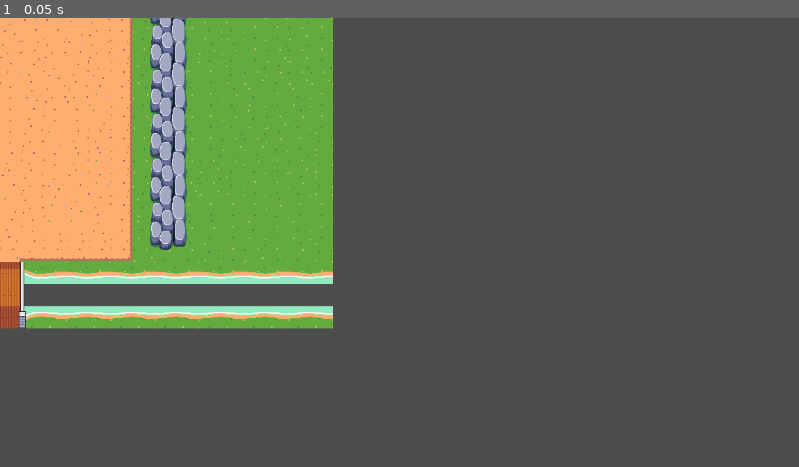
Above: before the commit, frame 1.
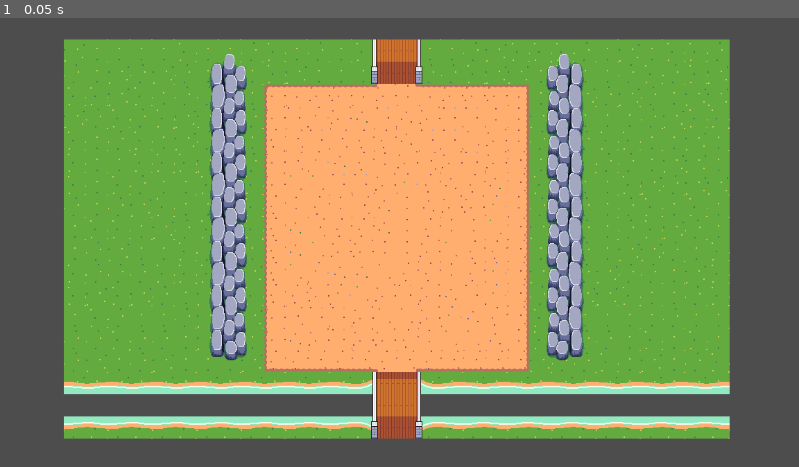
Above: after the commit, the same moment.

Repository: ryguyroberts/Maul_TD
Game: Godot game, scene res://scenes/game.tscn
The game is run twice, just before and just after one commit, with the same random seed, the same clock (stepped at 60 frames per second) and the same inputs.
Inputs:
- Up to frame 1 (0.05 s): no input

The runs differ from the first frame. In frame 1, 71% of the frame differs, in the area x 0-92%, y 0-94%.

Commit message:
add some leafbug anims

Diff:
--- a/Maul TD/scenes/game.tscn
+++ b/Maul TD/scenes/game.tscn
@@ -1761,3 +1761,6 @@
 layer_0/tile_data = PackedInt32Array(-131072, 327680, 14, -131071, 196608, 14, -65537, 262144, 14, -65538, 196608, 14,  …(9664 unchanged characters)…
 layer_1/name = "Walls"
 layer_1/tile_data = PackedInt32Array(-131074, 1376256, 29, -131073, 1441792, 29, -196608, 1507328, 29, -196607, 1572864 …(622 unchanged characters)…
+
+[node name="Camera2D" type="Camera2D" parent="."]
+position = Vector2(4, 165)
--- /dev/null
+++ b/Maul TD/scenes/leaf_bug.tscn
@@ -0,0 +1,196 @@
+[gd_scene load_steps=27 format=3 uid="uid://b8ct41msqo0of"]
+
+[ext_resource type="Texture2D" uid="uid://kut0w264m3wl" path="res://assets/Leafbug.png" id="1_y5xko"]
+
+[sub_resource type="AtlasTexture" id="AtlasTexture_4y4hs"]
+atlas = ExtResource("1_y5xko")
+region = Rect2(0, 192, 64, 64)
+
+[sub_resource type="AtlasTexture" id="AtlasTexture_jgyrj"]
+atlas = ExtResource("1_y5xko")
+region = Rect2(64, 192, 64, 64)
+
+[sub_resource type="AtlasTexture" id="AtlasTexture_h5wrd"]
+atlas = ExtResource("1_y5xko")
+region = Rect2(128, 192, 64, 64)
+
+[sub_resource type="AtlasTexture" id="AtlasTexture_q8dq0"]
+atlas = ExtResource("1_y5xko")
+region = Rect2(192, 192, 64, 64)
+
+[sub_resource type="AtlasTexture" id="AtlasTexture_e0jwi"]
+atlas = ExtResource("1_y5xko")
+region = Rect2(256, 192, 64, 64)
+
+[sub_resource type="AtlasTexture" id="AtlasTexture_rnfqx"]
+atlas = ExtResource("1_y5xko")
+region = Rect2(320, 192, 64, 64)
+
+[sub_resource type="AtlasTexture" id="AtlasTexture_cjqgc"]
+atlas = ExtResource("1_y5xko")
+region = Rect2(384, 192, 64, 64)
+
+[sub_resource type="AtlasTexture" id="AtlasTexture_8wevn"]
+atlas = ExtResource("1_y5xko")
+region = Rect2(448, 192, 64, 64)
+
+[sub_resource type="AtlasTexture" id="AtlasTexture_j2jqu"]
+atlas = ExtResource("1_y5xko")
+region = Rect2(0, 320, 64, 64)
+
+[sub_resource type="AtlasTexture" id="AtlasTexture_00nqo"]
+atlas = ExtResource("1_y5xko")
+region = Rect2(64, 320, 64, 64)
+
+[sub_resource type="AtlasTexture" id="AtlasTexture_epcvv"]
+atlas = ExtResource("1_y5xko")
+region = Rect2(128, 320, 64, 64)
+
+[sub_resource type="AtlasTexture" id="AtlasTexture_53ehb"]
+atlas = ExtResource("1_y5xko")
+region = Rect2(192, 320, 64, 64)
+
+[sub_resource type="AtlasTexture" id="AtlasTexture_xuad7"]
+atlas = ExtResource("1_y5xko")
+region = Rect2(256, 320, 64, 64)
+
+[sub_resource type="AtlasTexture" id="AtlasTexture_cc5a6"]
+atlas = ExtResource("1_y5xko")
+region = Rect2(320, 320, 64, 64)
+
+[sub_resource type="AtlasTexture" id="AtlasTexture_ar7b0"]
+atlas = ExtResource("1_y5xko")
+region = Rect2(384, 320, 64, 64)
+
+[sub_resource type="AtlasTexture" id="AtlasTexture_enh7o"]
+atlas = ExtResource("1_y5xko")
+region = Rect2(448, 320, 64, 64)
+
+[sub_resource type="AtlasTexture" id="AtlasTexture_uwrda"]
+atlas = ExtResource("1_y5xko")
+region = Rect2(0, 256, 64, 64)
+
+[sub_resource type="AtlasTexture" id="AtlasTexture_260iy"]
+atlas = ExtResource("1_y5xko")
+region = Rect2(64, 256, 64, 64)
+
+[sub_resource type="AtlasTexture" id="AtlasTexture_wasx8"]
+atlas = ExtResource("1_y5xko")
+region = Rect2(128, 256, 64, 64)
+
+[sub_resource type="AtlasTexture" id="AtlasTexture_g8rai"]
+atlas = ExtResource("1_y5xko")
+region = Rect2(192, 256, 64, 64)
+
+[sub_resource type="AtlasTexture" id="AtlasTexture_kbcau"]
+atlas = ExtResource("1_y5xko")
+region = Rect2(256, 256, 64, 64)
+
+[sub_resource type="AtlasTexture" id="AtlasTexture_uvpuk"]
+atlas = ExtResource("1_y5xko")
+region = Rect2(320, 256, 64, 64)
+
+[sub_resource type="AtlasTexture" id="AtlasTexture_5gd67"]
+atlas = ExtResource("1_y5xko")
+region = Rect2(384, 256, 64, 64)
+
+[sub_resource type="AtlasTexture" id="AtlasTexture_6w7hn"]
+atlas = ExtResource("1_y5xko")
+region = Rect2(448, 256, 64, 64)
+
+[sub_resource type="SpriteFrames" id="SpriteFrames_m8eid"]
+animations = [{
+"frames": [{
+"duration": 1.0,
+"texture": SubResource("AtlasTexture_4y4hs")
+}, {
+"duration": 1.0,
+"texture": SubResource("AtlasTexture_jgyrj")
+}, {
+"duration": 1.0,
+"texture": SubResource("AtlasTexture_h5wrd")
+}, {
+"duration": 1.0,
+"texture": SubResource("AtlasTexture_q8dq0")
+}, {
+"duration": 1.0,
+"texture": SubResource("AtlasTexture_e0jwi")
+}, {
+"duration": 1.0,
+"texture": SubResource("AtlasTexture_rnfqx")
+}, {
+"duration": 1.0,
+"texture": SubResource("AtlasTexture_cjqgc")
+}, {
+"duration": 1.0,
+"texture": SubResource("AtlasTexture_8wevn")
+}],
+"loop": true,
+"name": &"move_down",
+"speed": 10.0
+}, {
+"frames": [{
+"duration": 1.0,
+"texture": SubResource("AtlasTexture_j2jqu")
+}, {
+"duration": 1.0,
+"texture": SubResource("AtlasTexture_00nqo")
+}, {
+"duration": 1.0,
+"texture": SubResource("AtlasTexture_epcvv")
+}, {
+"duration": 1.0,
+"texture": SubResource("AtlasTexture_53ehb")
+}, {
+"duration": 1.0,
+"texture": SubResource("AtlasTexture_xuad7")
+}, {
+"duration": 1.0,
+"texture": SubResource("AtlasTexture_cc5a6")
+}, {
+"duration": 1.0,
+"texture": SubResource("AtlasTexture_ar7b0")
+}, {
+"duration": 1.0,
+"texture": SubResource("AtlasTexture_enh7o")
+}],
+"loop": true,
+"name": &"move_side",
+"speed": 10.0
+}, {
+"frames": [{
+"duration": 1.0,
+"texture": SubResource("AtlasTexture_uwrda")
+}, {
+"duration": 1.0,
+"texture": SubResource("AtlasTexture_260iy")
+}, {
+"duration": 1.0,
+"texture": SubResource("AtlasTexture_wasx8")
+}, {
+"duration": 1.0,
+"texture": SubResource("AtlasTexture_g8rai")
+}, {
+"duration": 1.0,
+"texture": SubResource("AtlasTexture_kbcau")
+}, {
+"duration": 1.0,
+"texture": SubResource("AtlasTexture_uvpuk")
+}, {
+"duration": 1.0,
+"texture": SubResource("AtlasTexture_5gd67")
+}, {
+"duration": 1.0,
+"texture": SubResource("AtlasTexture_6w7hn")
+}],
+"loop": true,
+"name": &"move_up",
+"speed": 10.0
+}]
+
+[node name="LeafBug" type="AnimatedSprite2D"]
+position = Vector2(32, -54)
+sprite_frames = SubResource("SpriteFrames_m8eid")
+animation = &"move_up"
+frame = 3
+frame_progress = 0.946208
Binary file added: Maul TD/assets/Firebug.png
Not shown, added: Maul TD/assets/Firebug.png.import
Binary file added: Maul TD/assets/Leafbug.png
Not shown, added: Maul TD/assets/Leafbug.png.import
Binary file added: Maul TD/assets/Magma Crab.png
Not shown, added: Maul TD/assets/Magma Crab.png.import
Binary file added: Maul TD/assets/Scorpion.png
Not shown, added: Maul TD/assets/Scorpion.png.import
